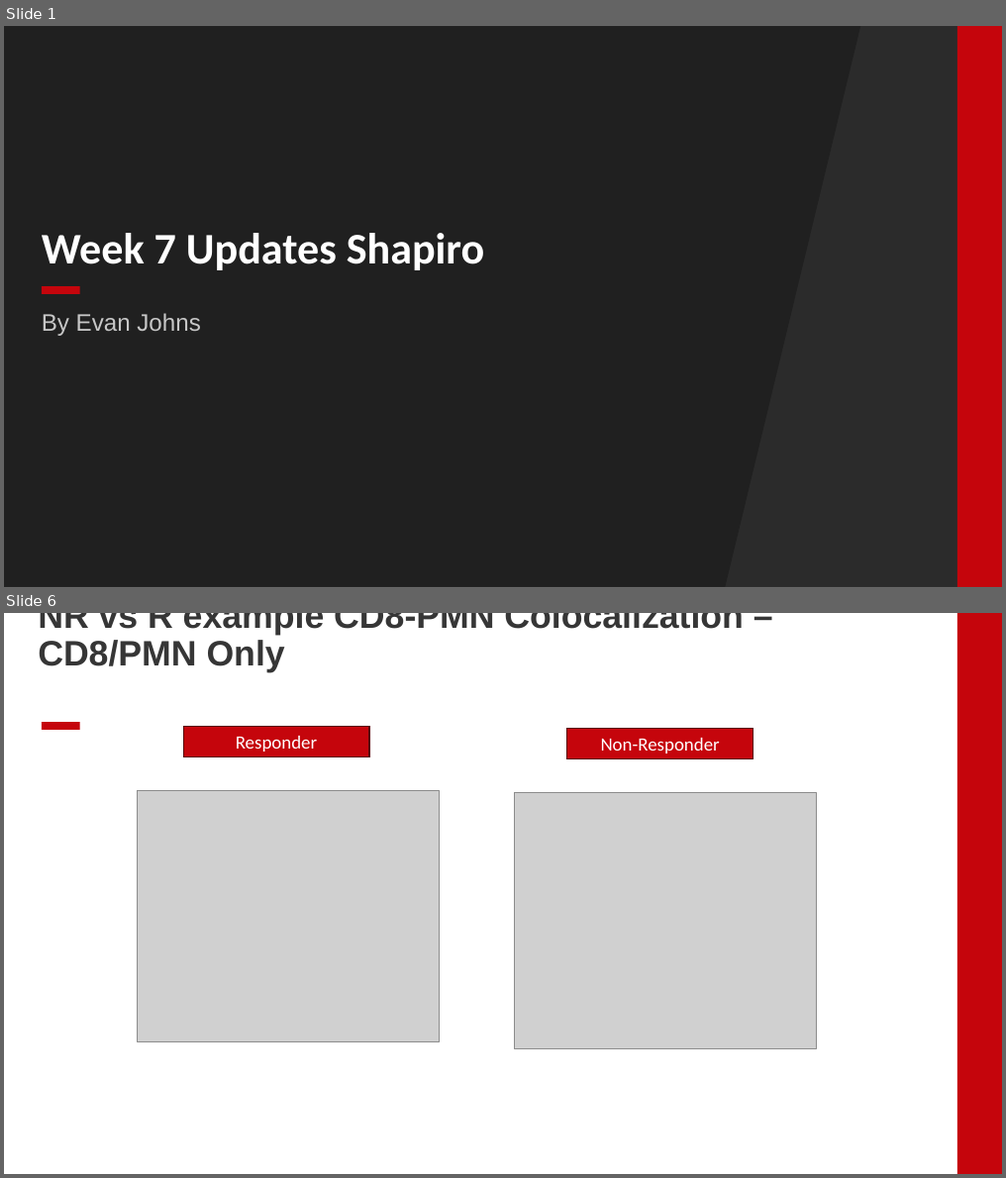
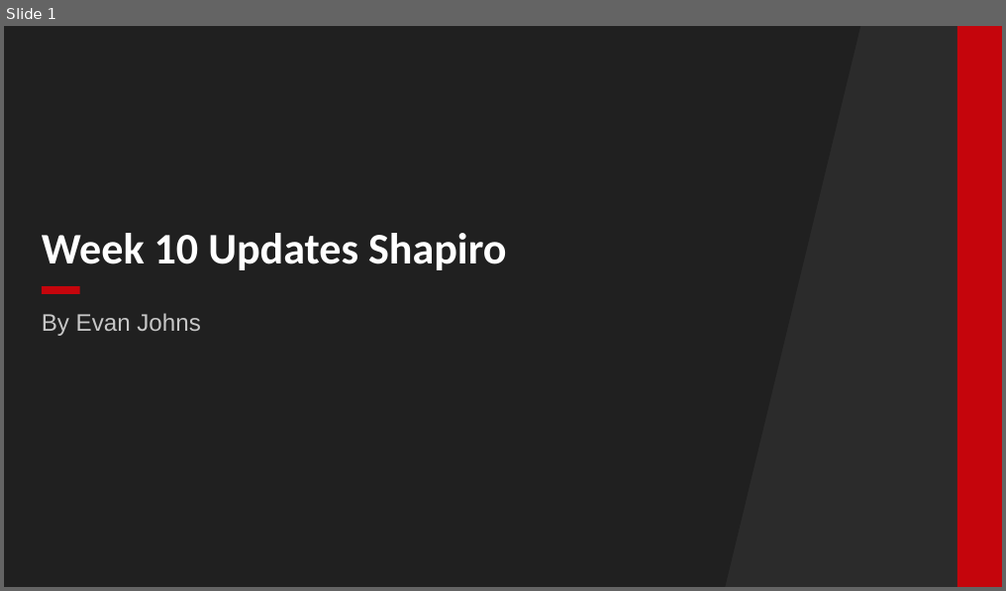
Before and after one commit to EDJohns/2025-Dinh-Lab-Research-Project, a slide deck: Shapiro 2025 Project/Weekly Updates/Week 7 Updates.pptx. Shown one above the other, each under a label of ours: slides 1 and 6 before the commit, slide 1 after it; the slides between them are not shown. The pictures are 1006x1178 and 1006x591 pixels, drawn with LibreOffice and Linux fonts; fonts in the diff are those of the drawing; grey boxes stand for pictures; background and template pictures are left out; a plain dark background stands for a picture behind light text. Boxes give left, top, right and bottom in pixels: in the first picture for what was removed or moved away, otherwise in the second. Text is boxed around its words. In the diff, an @@ line names an element or a change of style, - is before the commit and + after.

```diff
--- a/Shapiro 2025 Project/Weekly Updates/Week 7 Updates.pptx
+++ b/Shapiro 2025 Project/Weekly Updates/Week 7 Updates.pptx
@@ slide 6 removed at (4, 613, 1002, 1174), background #FFFFFF; not listed: 1 template element that a slide beside it also shows @@
@@ title removed at (38, 613, 743, 673) @@
-NR vs R example CD8-PMN Colocalization – CD8/PMN Only
@@ rectangle removed at (42, 722, 80, 730) @@
@@ rectangle removed at (183, 727, 370, 758) @@
-Responder
@@ rectangle removed at (567, 728, 753, 759) @@
-Non-Responder
@@ picture removed at (138, 791, 439, 1042) @@
@@ picture removed at (515, 792, 816, 1050) @@
@@ slide 1 changed as well @@
@@ title at (42, 233, 506, 271): text changed @@
-Week 7 Updates Shapiro
+Week 10 Updates Shapiro
```
Also in this commit, not shown: 7 slides added, 18 other slides removed, 8 other files.
